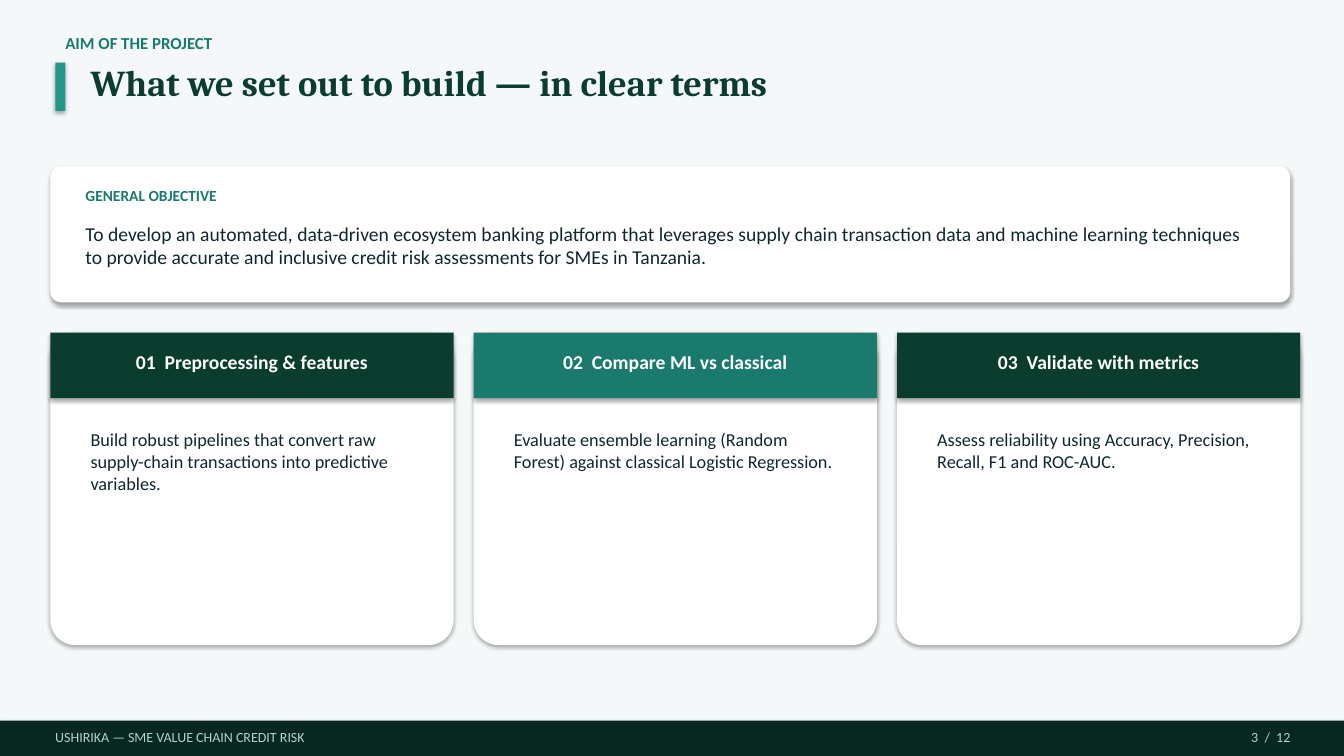
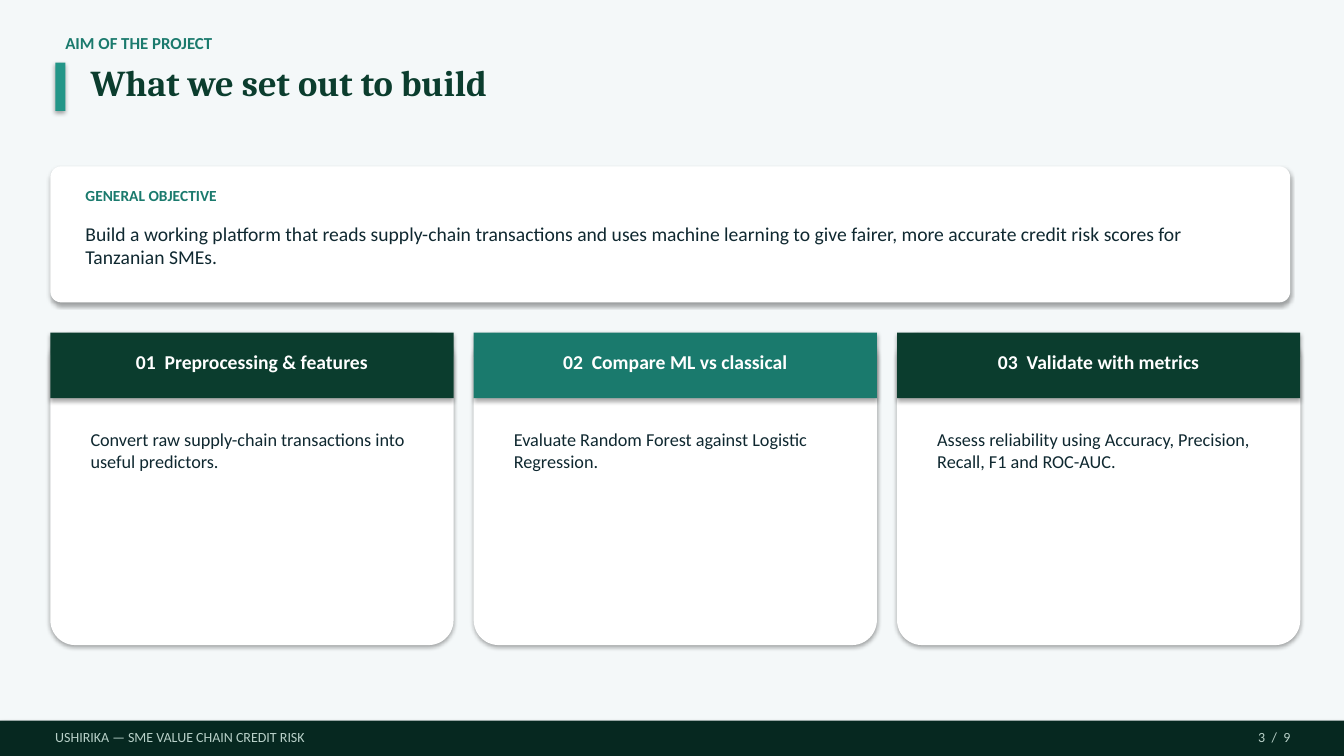
Before and after one commit to Dmmkuliku/ushirika-sme-credit, a slide deck: slide 3 of Presentation/Ushirika_Group15_Defence_v13.pptx. Drawn at 1344x756 pixels with LibreOffice and Linux fonts; fonts in the diff are those of the drawing. Boxes give left, top, right and bottom in pixels: in the first picture for what was removed or moved away, otherwise in the second. Text is boxed around its words. In the diff, an @@ line names an element or a change of style, - is before the commit and + after.

```diff
--- a/Presentation/Ushirika_Group15_Defence_v13.pptx
+++ b/Presentation/Ushirika_Group15_Defence_v13.pptx
@@ text at (x1=91, y1=70, x2=487, y2=97): text changed @@
-What we set out to build — in clear terms
+What we set out to build
@@ text at (x1=85, y1=227, x2=1181, y2=264): text changed @@
-To develop an automated, data-driven ecosystem banking platform that leverages supply chain transaction data and machine learning techniques to provide accurate and inclusive credit risk assessments for SMEs in Tanzania.
+Build a working platform that reads supply-chain transactions and uses machine learning to give fairer, more accurate credit risk scores for Tanzanian SMEs.
@@ text at (x1=91, y1=433, x2=404, y2=471): text changed @@
-Build robust pipelines that convert raw supply-chain transactions into predictive variables.
+Convert raw supply-chain transactions into useful predictors.
@@ text at (x1=514, y1=433, x2=807, y2=471): text changed @@
-Evaluate ensemble learning (Random Forest) against classical Logistic Regression.
+Evaluate Random Forest against Logistic Regression.
@@ text at (x1=1258, y1=733, x2=1290, y2=742): text changed @@
-3 / 12
+3 / 9
```
Also in this commit, not shown: 6 other slides changed, 2 slides added, 5 slides removed, 3 other files.
